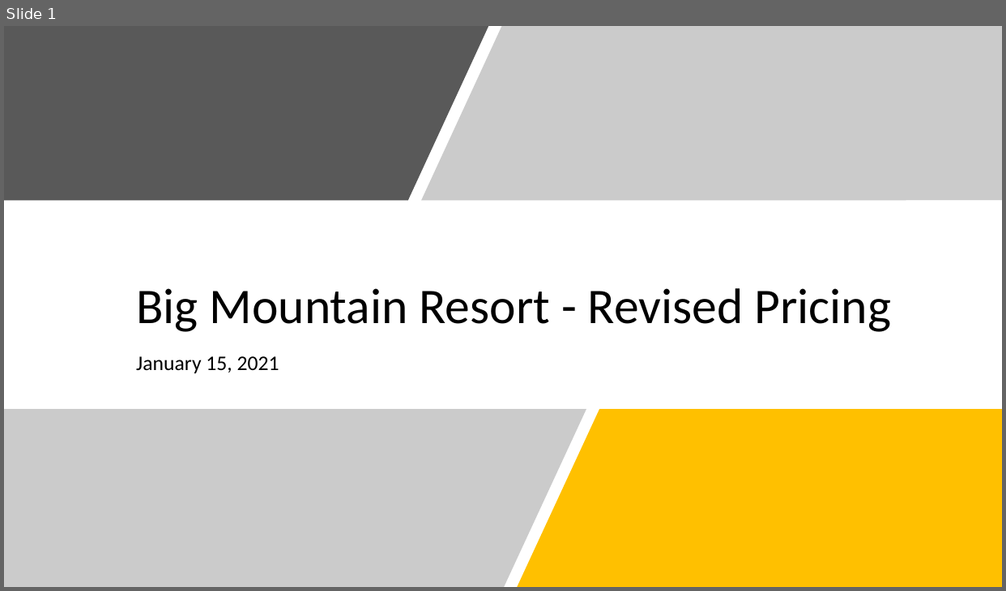
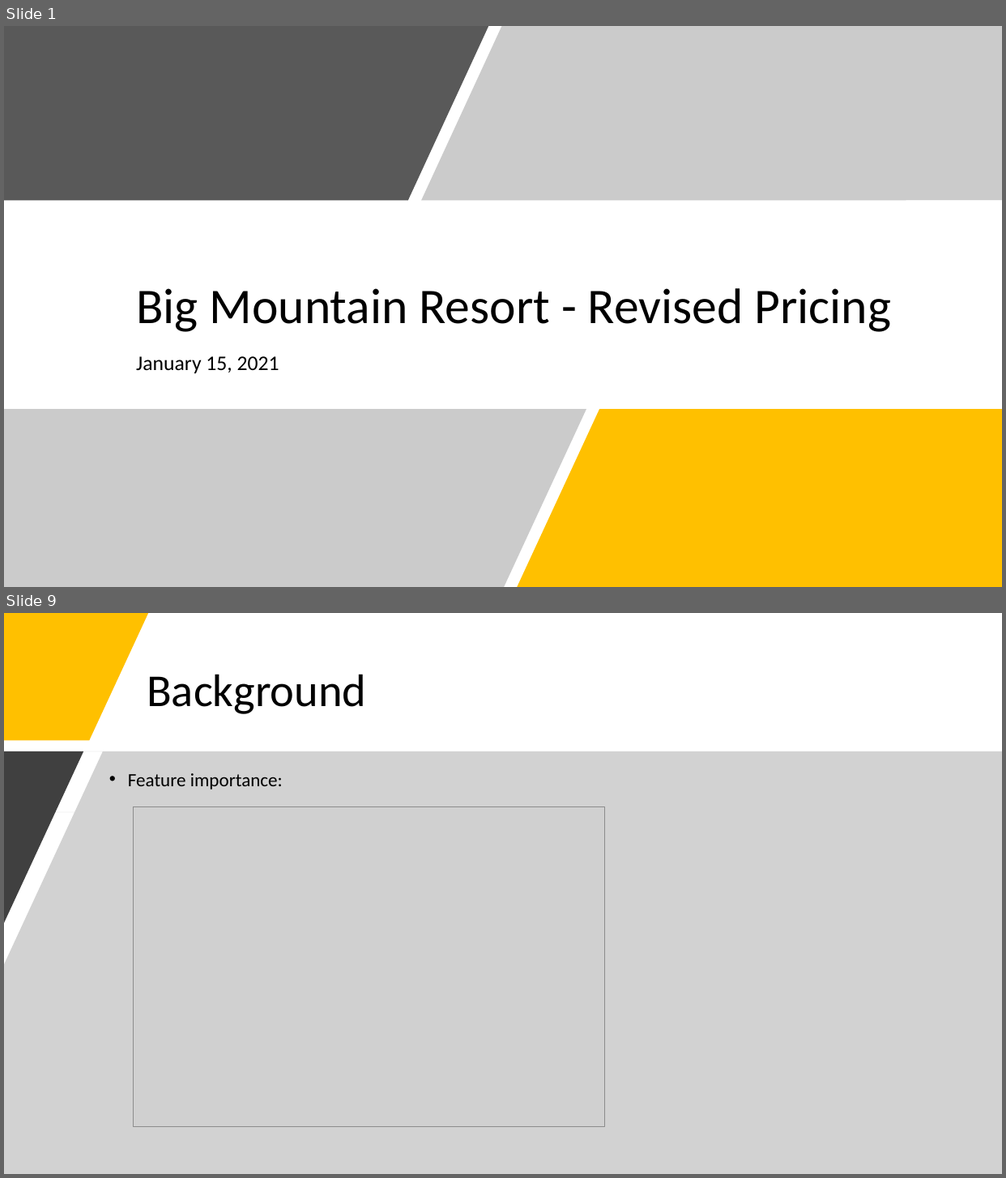
Before and after one commit to Shruti06Oct/DataScienceGuidedCapstone, a slide deck: Big Mountain Case Study.pptx. Shown one above the other, each under a label of ours: slide 1 before the commit, slides 1 and 9 after it; the slides between them are not shown. The pictures are 1006x591 and 1006x1178 pixels, drawn with LibreOffice and Linux fonts; fonts in the diff are those of the drawing; grey boxes stand for pictures. Boxes give left, top, right and bottom in pixels: in the first picture for what was removed or moved away, otherwise in the second. Text is boxed around its words. In the diff, an @@ line names an element or a change of style, - is before the commit and + after.

```diff
--- a/Big Mountain Case Study.pptx
+++ b/Big Mountain Case Study.pptx
@@ slide 9 added at box(4, 613, 1002, 1174), background #FFFFFF @@
@@ freeform shape added at box(4, 613, 148, 740), fill #FFC000 @@
@@ title added at box(147, 674, 366, 714), 44 pt, text #000000 @@
+Background
@@ freeform shape added at box(4, 752, 1002, 1174), fill #A6A6A6 at 50% opacity @@
@@ freeform shape added at box(4, 752, 83, 923), fill #404040 @@
@@ text added at box(128, 773, 283, 790), 18 pt, text #000000 @@
+• Feature importance:
@@ picture added at box(134, 807, 604, 1127) @@
```
Also in this commit, not shown: 7 slides changed, 1 other slide added.
